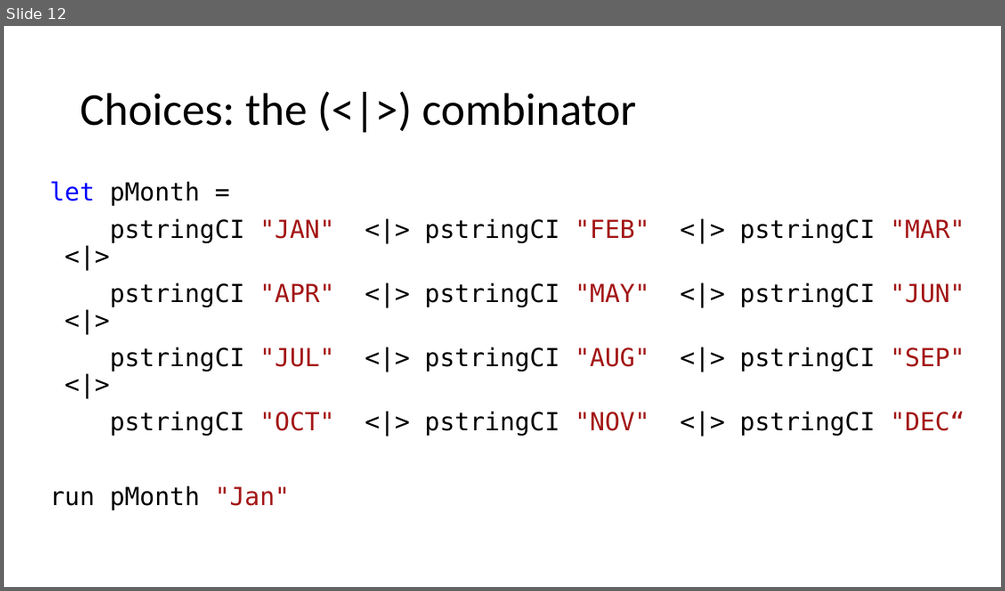
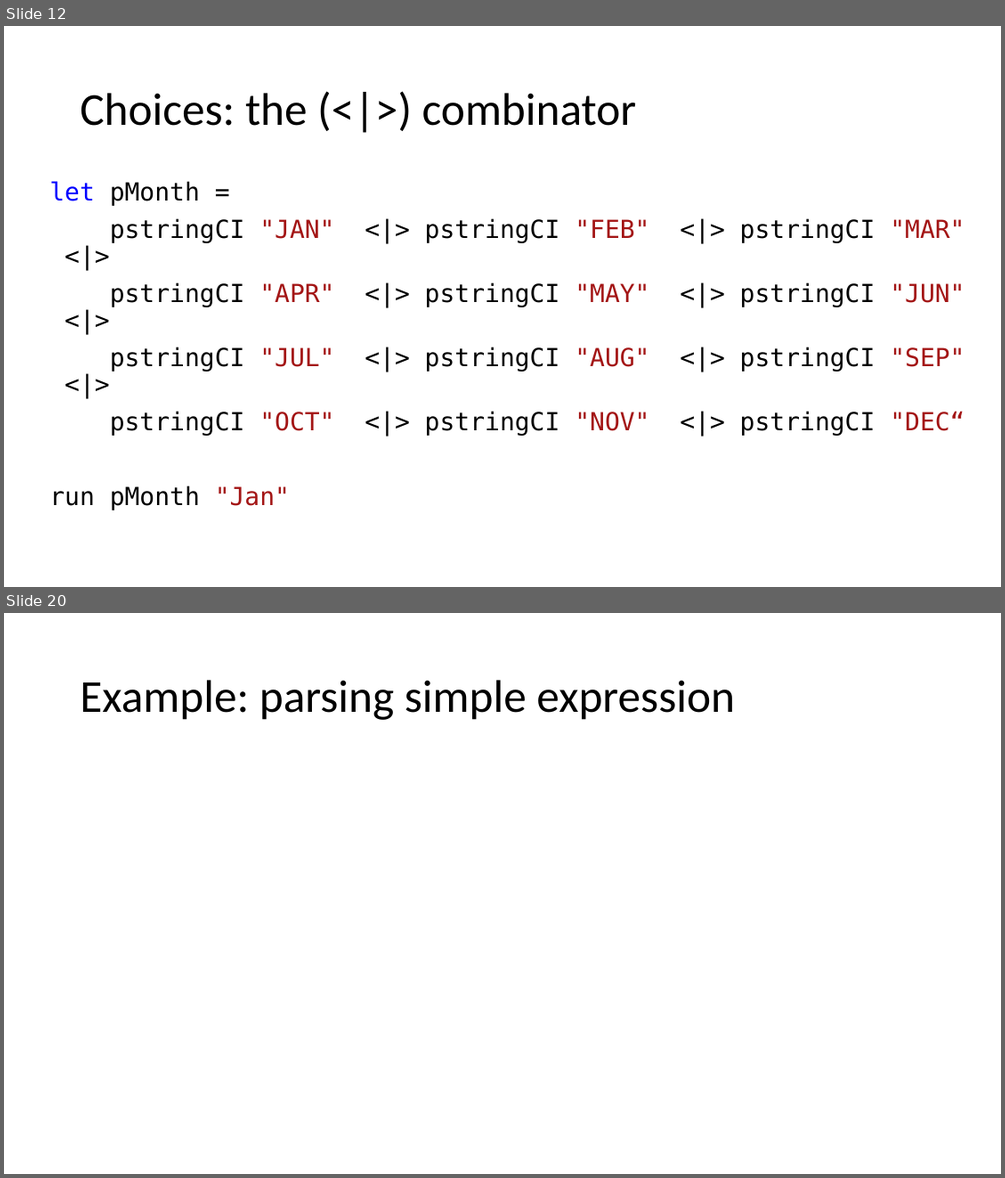
Before and after one commit to atiboros/PracticalFParsec, a slide deck: Slides/Practical FParsec V2.pptx. Shown one above the other, each under a label of ours: slide 12 before the commit, slides 12 and 20 after it; the slides between them are not shown. The pictures are 1005x591 and 1005x1178 pixels, drawn with LibreOffice and Linux fonts; fonts in the diff are those of the drawing. Boxes give left, top, right and bottom in pixels: in the first picture for what was removed or moved away, otherwise in the second. Text is boxed around its words. In the diff, an @@ line names an element or a change of style, - is before the commit and + after.

```diff
--- a/Slides/Practical FParsec V2.pptx
+++ b/Slides/Practical FParsec V2.pptx
@@ slide 20 added at bbox=[4, 613, 1001, 1174], background #FFFFFF @@
@@ title added at bbox=[80, 680, 735, 720], 44 pt, text #000000 @@
+Example: parsing simple expression
```
Also in this commit, not shown: 1 slide changed, 10 other slides added, 1 other file.
